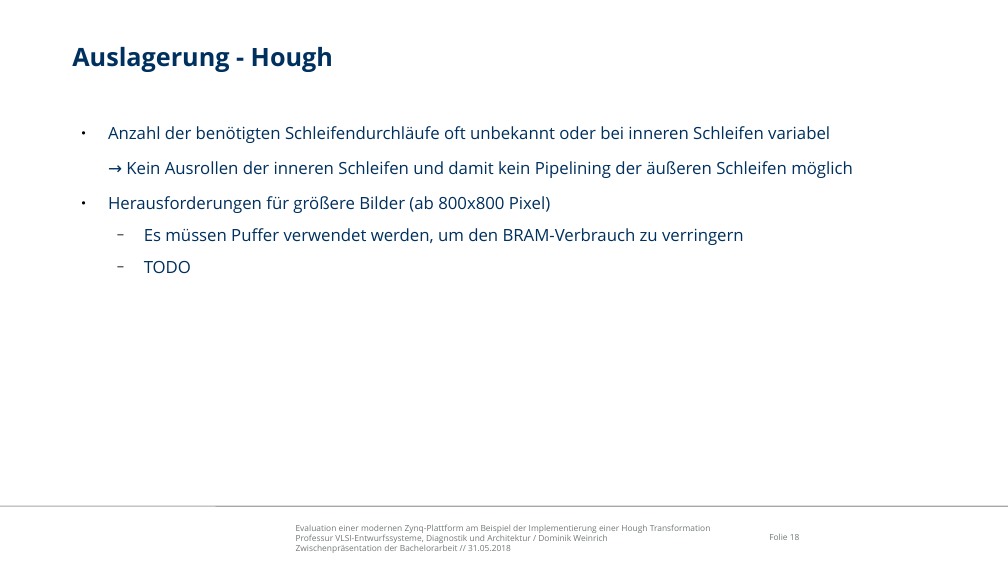
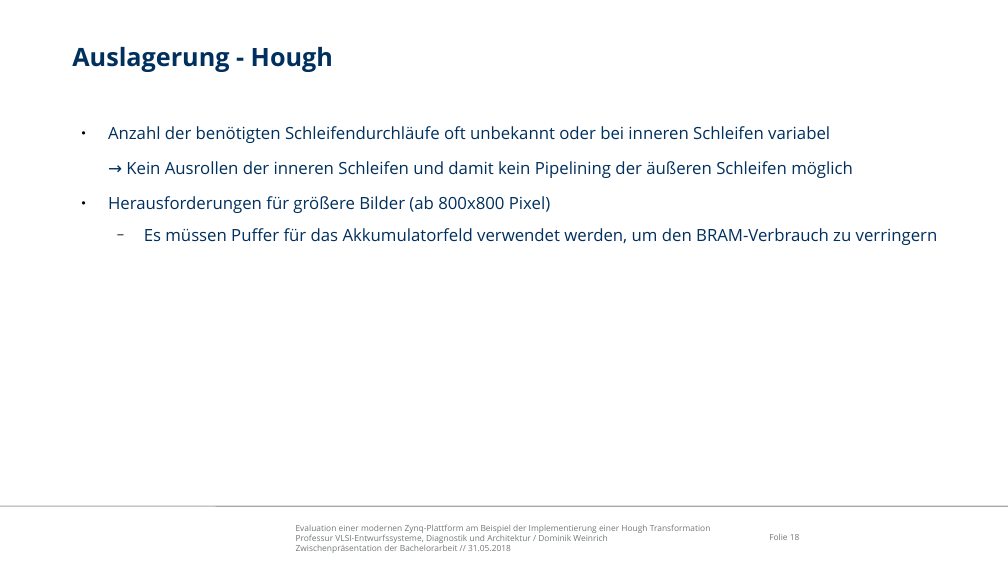
Before and after one commit to freeDom-/hough, a slide deck: slide 18 of Verteidigung/Verteidigung.odp. Drawn at 1008x567 pixels with LibreOffice and Linux fonts; fonts in the diff are those of the drawing; background and template pictures are left out. Boxes give left, top, right and bottom in pixels: in the first picture for what was removed or moved away, otherwise in the second. Text is boxed around its words. In the diff, an @@ line names an element or a change of style, - is before the commit and + after.

```diff
--- a/Verteidigung/Verteidigung.odp
+++ b/Verteidigung/Verteidigung.odp
@@ text at (144,228,938,245): text changed @@
-  − Es müssen Puffer verwendet werden, um den BRAM-Verbrauch zu verringern
-  − TODO
+  − Es müssen Puffer für das Akkumulatorfeld verwendet werden, um den BRAM-Verbrauch zu verringern
```
Also in this commit, not shown: 2 other slides changed, 2 slides added, 2 other files.
